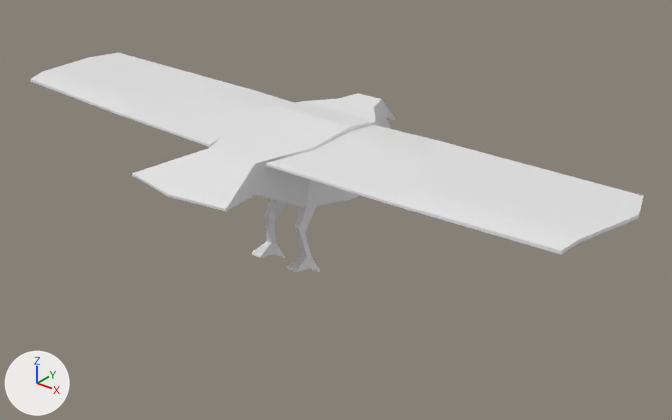
Before and after pictures for a commit that changed the OBJ model Assets/crowcopy.obj.
The view is the same before and after, from a camera (50 mm lens) standing at (0.771, -0.937, 0.663) and looking at (0.019, 0.003, 0.08). Arrows for +X, +Y and +Z are at lower left; the lights stay in place. The older version comes first. Where no turn or scale is listed for an object, it has been applied to the vertices.

In view in the first picture: 'body_export'.
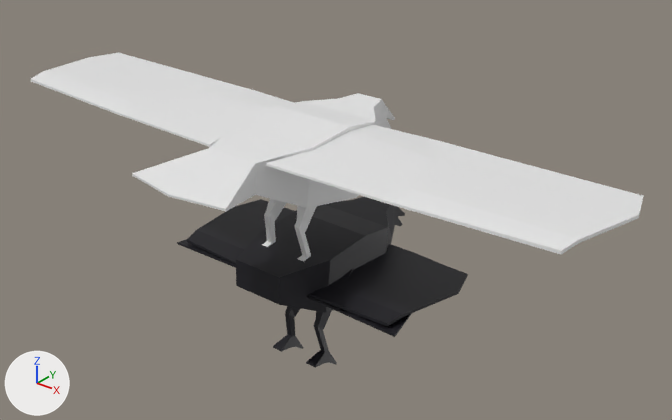
Edits to the bpy script that builds the scene:
```text
Add mat_material:
    mat_material = principled_material('Material')
    mat_material.base_color = (0.00765, 0.00695, 0.0113)  # black #15141c
Add me_wingr_export:
    me_wingr_export.from_pydata(...)  # 24 vertices, 22 faces; spans x -0.203..0.214, y -0.106..0.102, z -0.013..0.011
    me_wingr_export.materials.append(mat_material)  # black #15141c
Add me_wingl_export:
    me_wingl_export.from_pydata(...)  # 24 vertices, 22 faces; spans x -0.214..0.203, y -0.106..0.102, z -0.013..0.011
    me_wingl_export.materials.append(mat_material)  # black #15141c
Add me_tail_export:
    me_tail_export.from_pydata(...)  # 12 vertices, 10 faces; spans x -0.081..0.081, y -0.065..0.041, z -0.023..0.019
    me_tail_export.materials.append(mat_material)  # black #15141c
Add me_body_stripped_export:
    me_body_stripped_export.from_pydata(...)  # 118 vertices, 116 faces; spans x -0.066..0.066, y -0.145..0.204, z -0.162..0.05
    me_body_stripped_export.materials.append(mat_material)  # black #15141c
Add ob_wingr_export:
    ob_wingr_export = bpy.data.objects.new('wingR_export', me_wingr_export)
    ob_wingr_export.location = (0.0, 0.0, 0.0)
Add ob_wingl_export:
    ob_wingl_export = bpy.data.objects.new('wingL_export', me_wingl_export)
    ob_wingl_export.location = (0.0, 0.0, 0.0)
Add ob_tail_export:
    ob_tail_export = bpy.data.objects.new('tail_export', me_tail_export)
    ob_tail_export.location = (0.0, 0.0, 0.0)
Add ob_body_stripped_export:
    ob_body_stripped_export = bpy.data.objects.new('body_stripped_export', me_body_stripped_export)
    ob_body_stripped_export.location = (0.0, 0.0, 0.0)
```

Where the change shows, as pixel boxes [x1, y1, x2, y2] in the pictures (672 x 420 px):
'body_stripped_export', added (black)
    after: [236, 196, 405, 368]
'wingR_export', added (black)
    after: [177, 239, 468, 327]
'wingL_export', added
    after: [187, 199, 438, 337]
'tail_export', added (mostly hidden)
    after: [343, 269, 352, 278]
